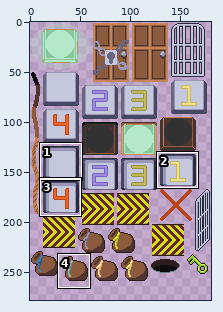
Two versions of one sprite sheet, sprites/things.png. Above: a wide view before the commit, with the close-up outlined.
Close-up. Old version:
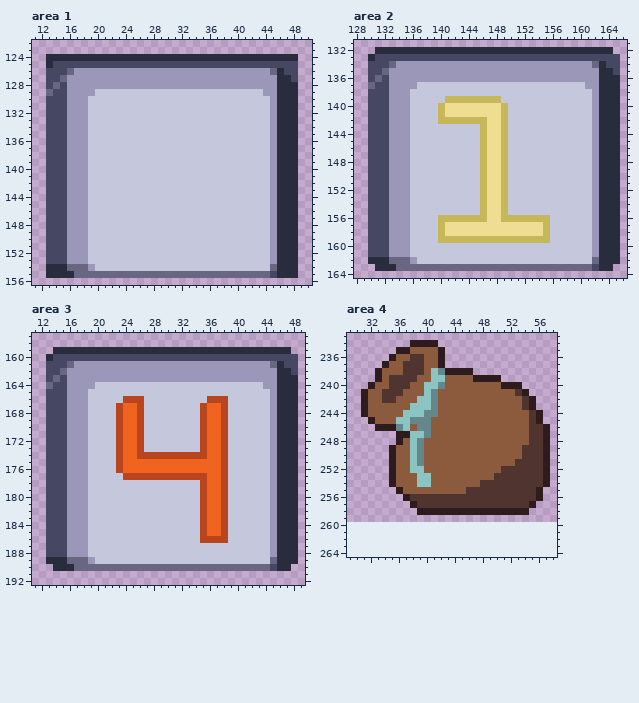
The file is 181x260 pixels. Colours within 5 levels of each other are drawn and written as one. Shown: area 1: x 11..50, y 122..156; area 2: x 128..166, y 131..164; area 3: x 11..49, y 157..192; area 4: x 29..58, y 233..264. The old version is drawn lined up with the new one, on the new canvas. The commit also changed other parts of the picture, which this record leaves out.
After the commit:
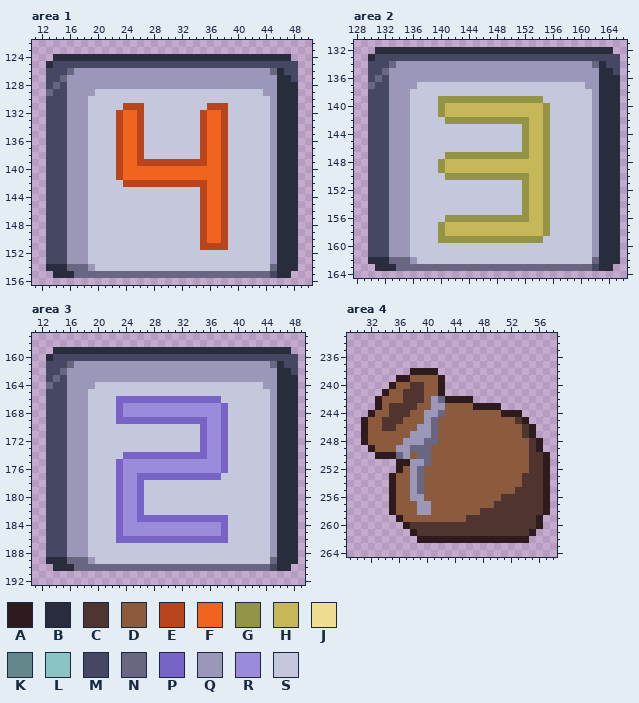
Palette (. is transparent): A #2d1b1e  B #282c3c  C #4f342f  D #8c5b3e  E #b9451d  F #f1641f  G #939446  H #c6b858  J #efdd91  K #64878c  L #8ac4c3  M #464762  N #696682  P #7864c6  Q #9a97b9  R #9c8bdb  S #c5c7dd
Changes in this commit:
canvas 181x260 -> 181x278
--- area 1
@@ x 11..50 @@
 123 ........................................
-124 ..BBBBBBBBBBBBBBBBBBBBBBBBBBBBBBBBBBBB..
+124 ...BBBBBBBBBBBBBBBBBBBBBBBBBBBBBBBBBB...
 125 ..BMMMMMMMMMMMMMMMMMMMMMMMMMMMMMMMMMMM..
@@ x 21..40 @@
 130 SSSSSSSSSSSSSSSSSSSS
-131 SSSSSSSSSSSSSSSSSSSS
-132 SSSSSSSSSSSSSSSSSSSS
-133 SSSSSSSSSSSSSSSSSSSS
-134 SSSSSSSSSSSSSSSSSSSS
-135 SSSSSSSSSSSSSSSSSSSS
-136 SSSSSSSSSSSSSSSSSSSS
-137 SSSSSSSSSSSSSSSSSSSS
-138 SSSSSSSSSSSSSSSSSSSS
-139 SSSSSSSSSSSSSSSSSSSS
-140 SSSSSSSSSSSSSSSSSSSS
-141 SSSSSSSSSSSSSSSSSSSS
-142 SSSSSSSSSSSSSSSSSSSS
-143 SSSSSSSSSSSSSSSSSSSS
-144 SSSSSSSSSSSSSSSSSSSS
-145 SSSSSSSSSSSSSSSSSSSS
-146 SSSSSSSSSSSSSSSSSSSS
-147 SSSSSSSSSSSSSSSSSSSS
-148 SSSSSSSSSSSSSSSSSSSS
-149 SSSSSSSSSSSSSSSSSSSS
-150 SSSSSSSSSSSSSSSSSSSS
-151 SSSSSSSSSSSSSSSSSSSS
+131 SSSEEESSSSSSSSSEEESS
+132 SSEFFESSSSSSSSEFFESS
+133 SSEFFESSSSSSSSEFFESS
+134 SSEFFESSSSSSSSEFFESS
+135 SSEFFESSSSSSSSEFFESS
+136 SSEFFESSSSSSSSEFFESS
+137 SSEFFESSSSSSSSEFFESS
+138 SSEFFESSSSSSSSEFFESS
+139 SSEFFEEEEEEEEEEFFESS
+140 SSEFFFFFFFFFFFFFFESS
+141 SSEFFFFFFFFFFFFFFESS
+142 SSSEEEEEEEEEEEEFFESS
+143 SSSSSSSSSSSSSSEFFESS
+144 SSSSSSSSSSSSSSEFFESS
+145 SSSSSSSSSSSSSSEFFESS
+146 SSSSSSSSSSSSSSEFFESS
+147 SSSSSSSSSSSSSSEFFESS
+148 SSSSSSSSSSSSSSEFFESS
+149 SSSSSSSSSSSSSSEFFESS
+150 SSSSSSSSSSSSSSEFFESS
+151 SSSSSSSSSSSSSSEEEESS
 152 SSSSSSSSSSSSSSSSSSSS
@@ x 11..50 @@
 154 ..BBBNNNQSSSSSSSSSSSSSSSSSSSSSSSSSNBBB..
-155 ..BBBBNNNNNNNNNNNNNNNNNNNNNNNNNNNNMBBB..
+155 ...BBBNNNNNNNNNNNNNNNNNNNNNNNNNNNNMBB...
 156 ........................................
--- area 2
@@ x 138..157 @@
 138 SSSSSSSSSSSSSSSSSSSS
-139 SSSHHHHHHHHSSSSSSSSS
-140 SSHJJJJJJJJHSSSSSSSS
-141 SSHJJJJJJJJHSSSSSSSS
-142 SSHHHHHHHJJHSSSSSSSS
-143 SSSSSSSSHJJHSSSSSSSS
-144 SSSSSSSSHJJHSSSSSSSS
-145 SSSSSSSSHJJHSSSSSSSS
-146 SSSSSSSSHJJHSSSSSSSS
-147 SSSSSSSSHJJHSSSSSSSS
-148 SSSSSSSSHJJHSSSSSSSS
-149 SSSSSSSSHJJHSSSSSSSS
-150 SSSSSSSSHJJHSSSSSSSS
-151 SSSSSSSSHJJHSSSSSSSS
-152 SSSSSSSSHJJHSSSSSSSS
-153 SSSSSSSSHJJHSSSSSSSS
-154 SSSSSSSSHJJHSSSSSSSS
-155 SSSSSSSSHJJHSSSSSSSS
-156 SSHHHHHHHJJHHHHHHHSS
-157 SSHJJJJJJJJJJJJJJHSS
-158 SSHJJJJJJJJJJJJJJHSS
-159 SSHHHHHHHHHHHHHHHHSS
+139 SSGGGGGGGGGGGGGGGSSS
+140 SSGHHHHHHHHHHHHHHGSS
+141 SSGHHHHHHHHHHHHHHGSS
+142 SSSGGGGGGGGGGGGHHGSS
+143 SSSSSSSSSSSSSSGHHGSS
+144 SSSSSSSSSSSSSSGHHGSS
+145 SSSSSSSSSSSSSSGHHGSS
+146 SSSSSSSSSSSSSSGHHGSS
+147 SSSGGGGGGGGGGGGHHGSS
+148 SSGHHHHHHHHHHHHHHGSS
+149 SSGHHHHHHHHHHHHHHGSS
+150 SSSGGGGGGGGGGGGHHGSS
+151 SSSSSSSSSSSSSSGHHGSS
+152 SSSSSSSSSSSSSSGHHGSS
+153 SSSSSSSSSSSSSSGHHGSS
+154 SSSSSSSSSSSSSSGHHGSS
+155 SSSSSSSSSSSSSSGHHGSS
+156 SSSGGGGGGGGGGGGHHGSS
+157 SSGHHHHHHHHHHHHHHGSS
+158 SSGHHHHHHHHHHHHHHGSS
+159 SSGGGGGGGGGGGGGGGSSS
 160 SSSSSSSSSSSSSSSSSSSS
--- area 3
@@ x 21..40 @@
 165 SSSSSSSSSSSSSSSSSSSS
-166 SSSEEESSSSSSSSSEEESS
-167 SSEFFESSSSSSSSEFFESS
-168 SSEFFESSSSSSSSEFFESS
-169 SSEFFESSSSSSSSEFFESS
-170 SSEFFESSSSSSSSEFFESS
-171 SSEFFESSSSSSSSEFFESS
-172 SSEFFESSSSSSSSEFFESS
-173 SSEFFESSSSSSSSEFFESS
-174 SSEFFEEEEEEEEEEFFESS
-175 SSEFFFFFFFFFFFFFFESS
-176 SSEFFFFFFFFFFFFFFESS
-177 SSSEEEEEEEEEEEEFFESS
-178 SSSSSSSSSSSSSSEFFESS
-179 SSSSSSSSSSSSSSEFFESS
-180 SSSSSSSSSSSSSSEFFESS
-181 SSSSSSSSSSSSSSEFFESS
-182 SSSSSSSSSSSSSSEFFESS
-183 SSSSSSSSSSSSSSEFFESS
-184 SSSSSSSSSSSSSSEFFESS
-185 SSSSSSSSSSSSSSEFFESS
-186 SSSSSSSSSSSSSSEEEESS
+166 SSPPPPPPPPPPPPPPPSSS
+167 SSPRRRRRRRRRRRRRRPSS
+168 SSPRRRRRRRRRRRRRRPSS
+169 SSPPPPPPPPPPPPPRRPSS
+170 SSSSSSSSSSSSSSPRRPSS
+171 SSSSSSSSSSSSSSPRRPSS
+172 SSSSSSSSSSSSSSPRRPSS
+173 SSSSSSSSSSSSSSPRRPSS
+174 SSSPPPPPPPPPPPPRRPSS
+175 SSPRRRRRRRRRRRRRRPSS
+176 SSPRRRRRRRRRRRRRRPSS
+177 SSPRRPPPPPPPPPPPPSSS
+178 SSPRRPSSSSSSSSSSSSSS
+179 SSPRRPSSSSSSSSSSSSSS
+180 SSPRRPSSSSSSSSSSSSSS
+181 SSPRRPSSSSSSSSSSSSSS
+182 SSPRRPSSSSSSSSSSSSSS
+183 SSPRRPPPPPPPPPPPPPSS
+184 SSPRRRRRRRRRRRRRRPSS
+185 SSPRRRRRRRRRRRRRRPSS
+186 SSPPPPPPPPPPPPPPPPSS
 187 SSSSSSSSSSSSSSSSSSSS
--- area 4
@@ x 29..58 @@
 233 ..............................
-234 .........AAAA.................
-235 .......AADDDDA................
-236 ......ADDCCDDA................
-237 .....ADDCCCDDA................
-238 ....ADDDCCCDLKAAAA............
-239 ....ADCCCCDDLLDDDDAAAA........
-240 ...ADDCCCDDLLKDDDDDDDDAAA.....
-241 ..ADDCCCDDDLKDDDDDDDDDDDCA....
-242 ..ADDCCDDDLLKDDDDDDDDDDDDCA...
-243 ..ADDDDDDLLLKDDDDDDDDDDDDCA...
-244 ..ADDDDDLLLKKDDDDDDDDDDDDDCA..
-245 ...ADDDLLKKKDDDDDDDDDDDDDDCA..
-246 ....AAAKLDKKDDDDDDDDDDDDDDCCA.
-247 .......AALLKDDDDDDDDDDDDDDCCA.
-248 .......ADLKDDDDDDDDDDDDDDDCCA.
-249 ......ADDLKDDDDDDDDDDDDDDCCCA.
-250 ......ADDLKDDDDDDDDDDDDDDCCCA.
-251 ......ADDLKDDDDDDDDDDDDDCCCCA.
-252 ......ADDLLDDDDDDDDDDDCCCCCCA.
-253 ......ADDDLLDDDDDDDDDCCCCCCCA.
-254 ......ADDDLLDDDDDDDCCCCCCCCCA.
-255 .......ADDDDDDDDDCCCCCCCCCCA..
-256 ........ACCCCCCCCCCCCCCCCCCA..
-257 .........ACCCCCCCCCCCCCCCCA...
-258 ..........AAAAAAAAAAAAAAAA....
-259 ..............................
-260 ..............................
-261 ..............................
-262 ..............................
+234 ..............................
+235 ..............................
+236 ..............................
+237 ..............................
+238 .........AAAA.................
+239 .......AADDDDA................
+240 ......ADDCCDDA................
+241 .....ADDCCCDDA................
+242 ....ADDDCCCDQNAAAA............
+243 ....ADCCCCDDQQDDDDAAAA........
+244 ...ADDCCCDDQQNDDDDDDDDAAA.....
+245 ..ADDCCCDDDQNDDDDDDDDDDDCA....
+246 ..ADDCCDDDQQNDDDDDDDDDDDDCA...
+247 ..ADDDDDDQQQNDDDDDDDDDDDDCA...
+248 ..ADDDDDQQQNNDDDDDDDDDDDDDCA..
+249 ...ADDDQQNNNDDDDDDDDDDDDDDCA..
+250 ....AAANQDNNDDDDDDDDDDDDDDCCA.
+251 .......AAQQNDDDDDDDDDDDDDDCCA.
+252 .......ADQNDDDDDDDDDDDDDDDCCA.
+253 ......ADDQNDDDDDDDDDDDDDDCCCA.
+254 ......ADDQNDDDDDDDDDDDDDDCCCA.
+255 ......ADDQNDDDDDDDDDDDDDCCCCA.
+256 ......ADDQQDDDDDDDDDDDCCCCCCA.
+257 ......ADDDQQDDDDDDDDDCCCCCCCA.
+258 ......ADDDQQDDDDDDDCCCCCCCCCA.
+259 .......ADDDDDDDDDCCCCCCCCCCA..
+260 ........ACCCCCCCCCCCCCCCCCCA..
+261 .........ACCCCCCCCCCCCCCCCA...
+262 ..........AAAAAAAAAAAAAAAA....
 263 ..............................
